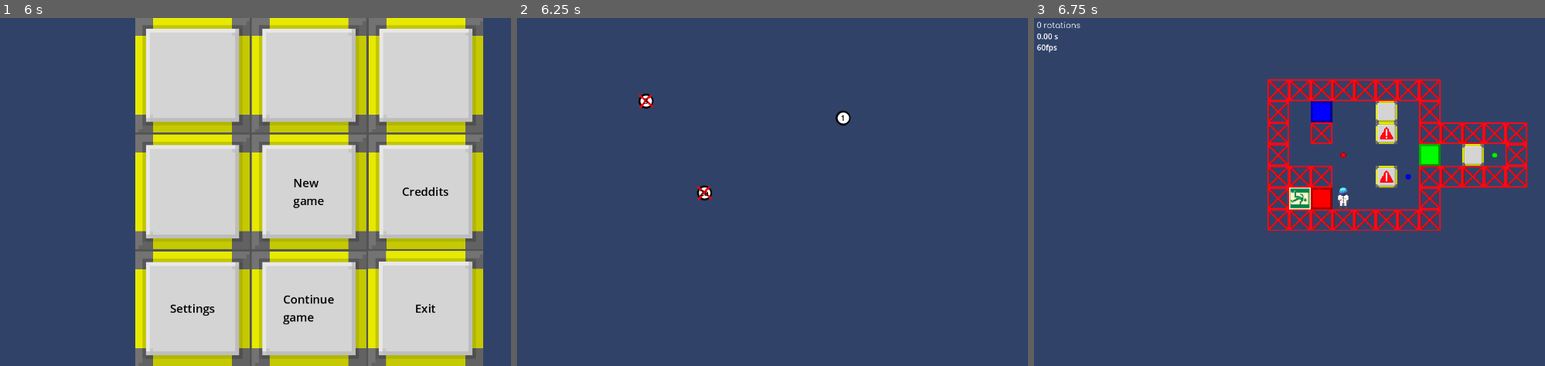
Above: before the commit, frames 1-3 (left to right).
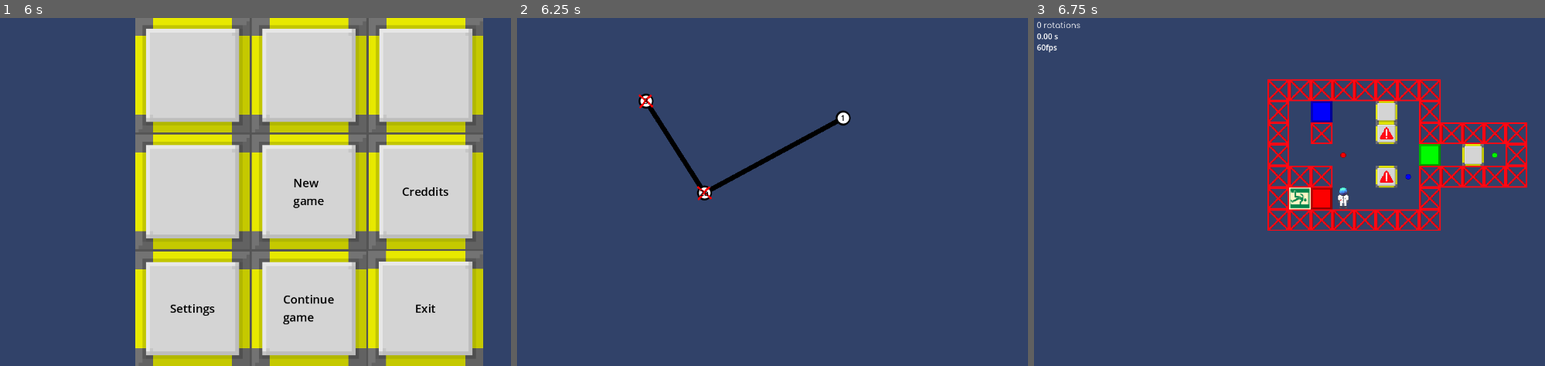
Above: after the commit, the same moments.

Repository: wojtekmal/escape-blocks
Game: Godot game, scene res://menu_stuff/menu_2.tscn
Two runs of this game, one before a commit and one after it. Both use one fixed random seed, a clock stepped at 60 frames per second and the inputs below.
Inputs (mouse positions are in pixels of both pictures, inside the frame that each line leads up to):
- Up to frame 1 (6 s): click (194, 73) at 0.52 s; tap Enter at 1.25 s; move the mouse to (444, 174) at 1.27 s; hold Right (gravity_right) 1.28-2.03 s; click (444, 174) at 1.42 s; tap W (jump) at 1.52, 2.27, 3.77, 4.52, 5.27 s; tap R (restart) every 0.75 s from 2 to 5 s; move the mouse to (183, 209) at 2.02 s; hold Left (gravity_left) 2.03-2.78 s; move the mouse to (373, 115) at 2.77 s; hold Right (gravity_right) 2.78-3.53 s; move the mouse to (275, 261) at 3.52 s; hold Up (gravity_up) 3.53-4.28 s; click (275, 261) at 3.67 s; move the mouse to (495, 244) at 4.27 s; hold Left (gravity_left) from 4.28 s (still down); move the mouse to (122, 139) at 5.02 s; move the mouse to (342, 192) at 5.77 s; click (342, 192) at 5.92 s
- Up to frame 2 (6.25 s): keep holding Left (gravity_left)
- Up to frame 3 (6.75 s): release Left (gravity_left) at 6.5 s; click "1" at 6.5 s

Frame 1 is identical in both runs. In frame 2, 0.7% of the frame differs, in the area x 25-63%, y 25-50%; in frame 3, nothing differs.

Commit message:
Fixed bug where the first level wasn't automatically unlocked.

Diff:
--- a/engine/menu_stuff/part_box.tscn
+++ b/engine/menu_stuff/part_box.tscn
@@ -17,7 +17,6 @@
 grow_vertical = 2
 size_flags_horizontal = 3
 script = ExtResource("1_etha7")
-part_new = null
 
 [node name="VBoxContainer" type="VBoxContainer" parent="."]
 layout_mode = 2
--- a/engine/scripts/global.gd
+++ b/engine/scripts/global.gd
@@ -22,22 +22,22 @@
 	},
 	"2a": {
 		"resource": preload("res://levels/level_2.tscn"),
-		"dependencies": [],
+		"dependencies": ["1"],
 	},
 	"2b": {
 		"resource": preload("res://levels/level_2_v2.tscn"),
-		"dependencies": [],
+		"dependencies": ["1"],
 	},
 	"3": {
 		"resource": preload("res://levels/wojtekmal_1.tscn"),
-		"dependencies": [],
+		"dependencies": ["2a"],
 	},
 	"4": {
 		"resource": preload("res://levels/test_level_template_2.tscn"),
-		"dependencies": [],
+		"dependencies": ["3"],
 	},
 	"5": {
 		"resource": preload("res://levels/roupiq_1.tscn"),
-		"dependencies": [],
+		"dependencies": ["4"],
 	},
 }
